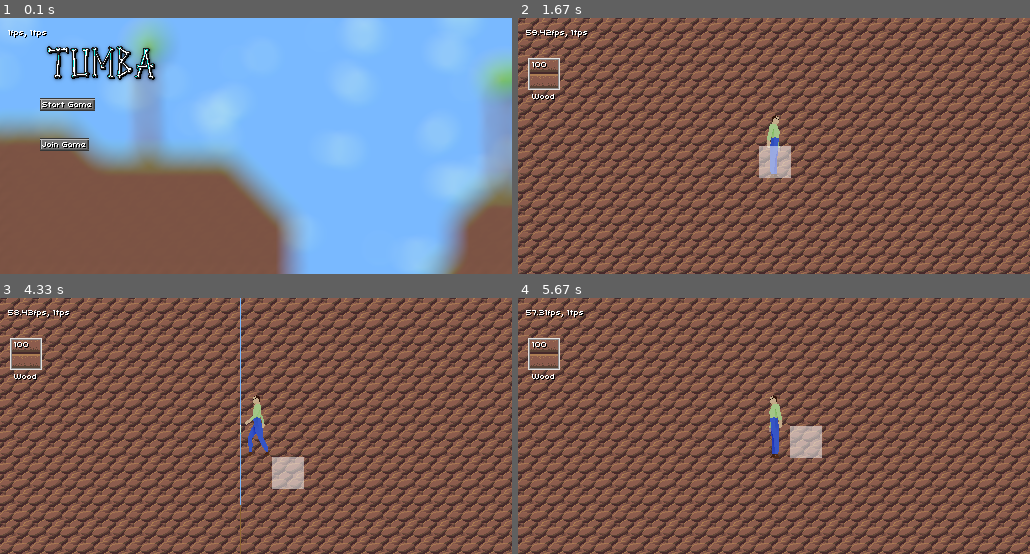
Above: before the commit, frames 1-4 (two rows, left to right).
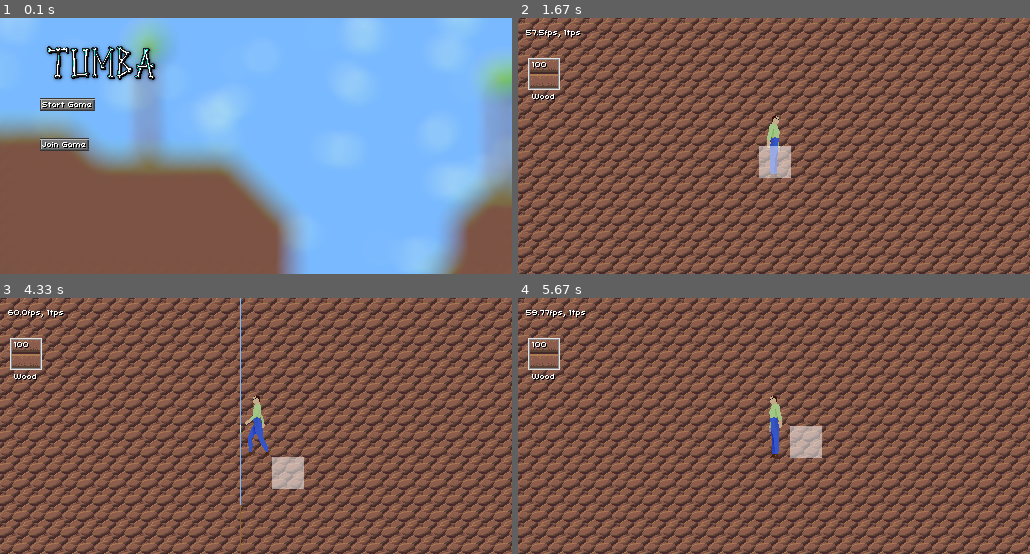
Above: after the commit, the same moments.

Repository: tumbagame/tumba
Game: pygame game, started from main.py
The game is run twice, just before and just after one commit, with the same random seed, the same clock (stepped at 60 frames per second) and the same inputs.
Inputs (mouse positions are in pixels of both pictures, inside the frame that each line leads up to):
- Up to frame 1 (0.1 s): no input
- Up to frame 2 (1.67 s): click (584, 105) at 0.38 s; hold D 0.67-1.13 s; move the mouse to (937, 138) at 0.7 s; hold W 1.17-1.47 s; move the mouse to (651, 148) at 1.2 s; tap F at 1.23 s; right-click (615, 107) at 1.55 s
- Up to frame 3 (4.33 s): tap E at 1.83 s; click (61, 423) at 2.22 s; click (138, 354) at 2.55 s; click (122, 331) at 2.88 s; click (51, 385) at 3.72 s; hold A from 4 s (still down); move the mouse to (230, 492) at 4.03 s; tap F at 4.07 s; tap B at 4.15 s
- Up to frame 4 (5.67 s): tap F at 4.37, 4.97, 5.27, 5.4 s; release A at 4.53 s; hold A 4.9-5.3 s; move the mouse to (758, 382) at 4.93 s; hold W from 5.33 s (still down); move the mouse to (702, 372) at 5.37 s; tap B at 5.48 s

The runs differ from the first frame. In frame 1, 0.1% of the frame differs, in the area x 1-10%, y 4-8%; in frame 2, 0.2%, in the area x 2-14%, y 4-8%; in frame 3, 0.1%; in frame 4, 0.2%.

Commit message:
Update fps every 60 frames (change to 1 second)

Diff:
--- a/render.py
+++ b/render.py
@@ -23,6 +23,8 @@
         self.running = True
 
         self.text = Text()
+        self.fps_update = 0
+        self.fps_text = ""
 
         self.width_filt = Filter(0.5, self.size[0])
         self.height_filt = Filter(0.5, self.size[1])
@@ -31,7 +33,6 @@
         self.select_box.fill((255, 255, 255, 127))
 
         self.destroy = animation.Animation("assets/sprites/destroy.png", 1, 16, 1)
-
         self.keys_down = []
 
         self.mouse = Mouse()
@@ -156,8 +157,12 @@
         self.disp.blit(self.gui.update(self.mouse, self.keys_down), (0, 0))
 
         if version.DEBUG:
+            self.fps_update += 1
+            if self.fps_update > 60:
+                self.fps_update = 0
+                self.fps_text = f"{round(game.fps,2)}fps, {game.tps}tps"
             self.disp.blit(
-                self.text.render(f"{round(game.fps,2)}fps, {game.tps}tps"), (8, 8)
+                self.text.render(self.fps_text), (8, 8)
             )
 
         self.window.blit(
